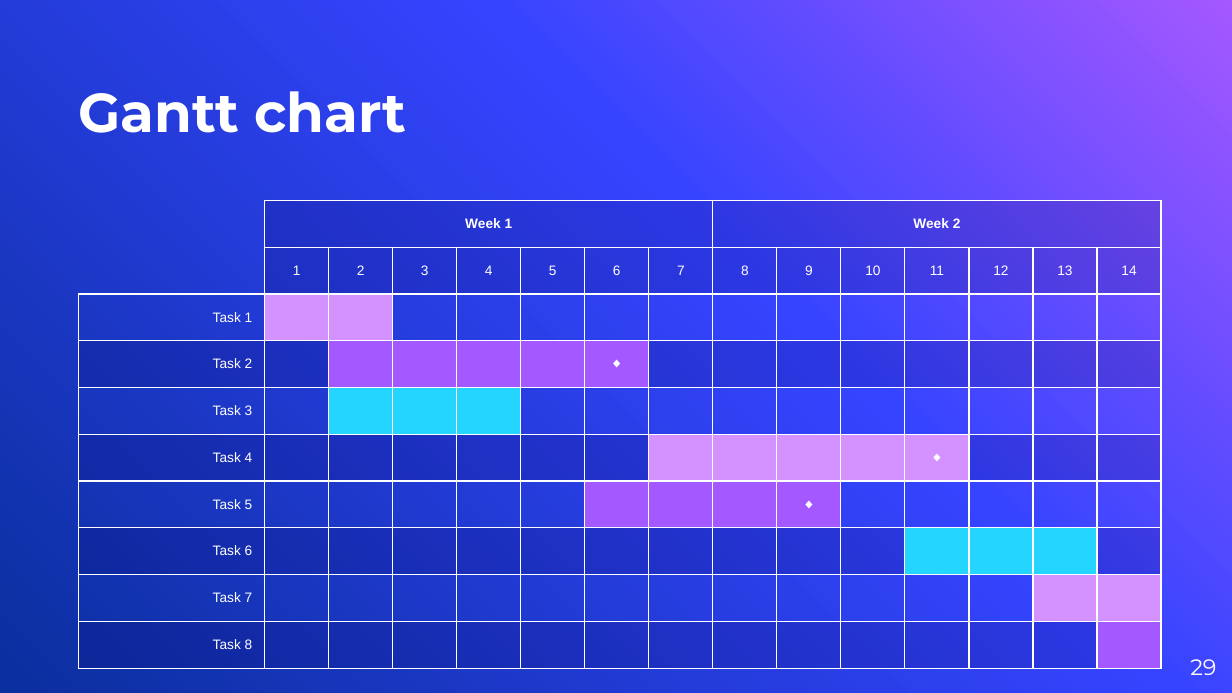
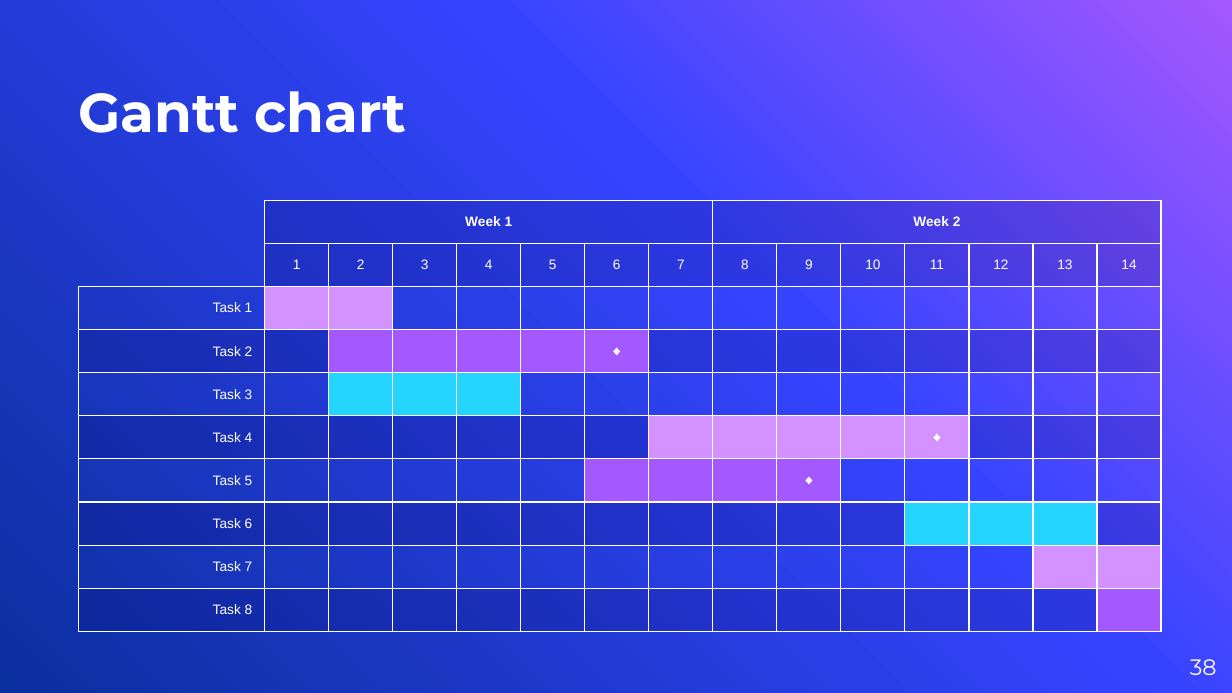
Before and after one commit to vyacheslav-polyakov/thesis, a slide deck: slide 38 of !Defense Slides.pptx (slide 29 before the commit). Drawn at 1232x693 pixels with LibreOffice and Linux fonts; fonts in the diff are those of the drawing; background and template pictures are left out. Boxes give left, top, right and bottom in pixels: in the first picture for what was removed or moved away, otherwise in the second. Text is boxed around its words. In the diff, an @@ line names an element or a change of style, - is before the commit and + after.

```diff
--- a/!Defense Slides.pptx
+++ b/!Defense Slides.pptx
@@ table resized from (x1=79, y1=201, x2=1162, y2=653) to (x1=79, y1=201, x2=1162, y2=632) @@
@@ page number at (x1=1190, y1=659, x2=1217, y2=675): text changed @@
-29
+38
```
Also in this commit, not shown: 4 other slides changed, 19 slides added, 10 slides removed, 30 other files.
